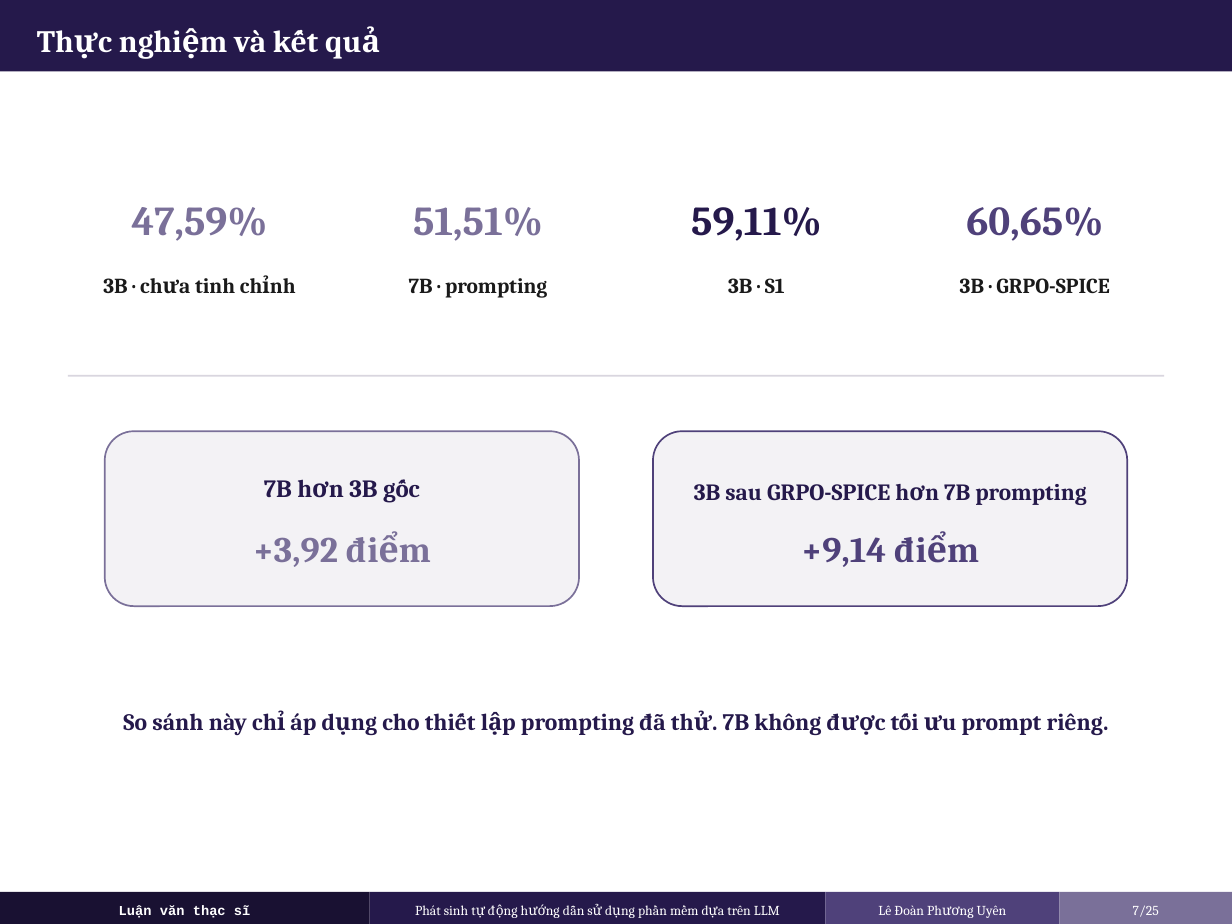
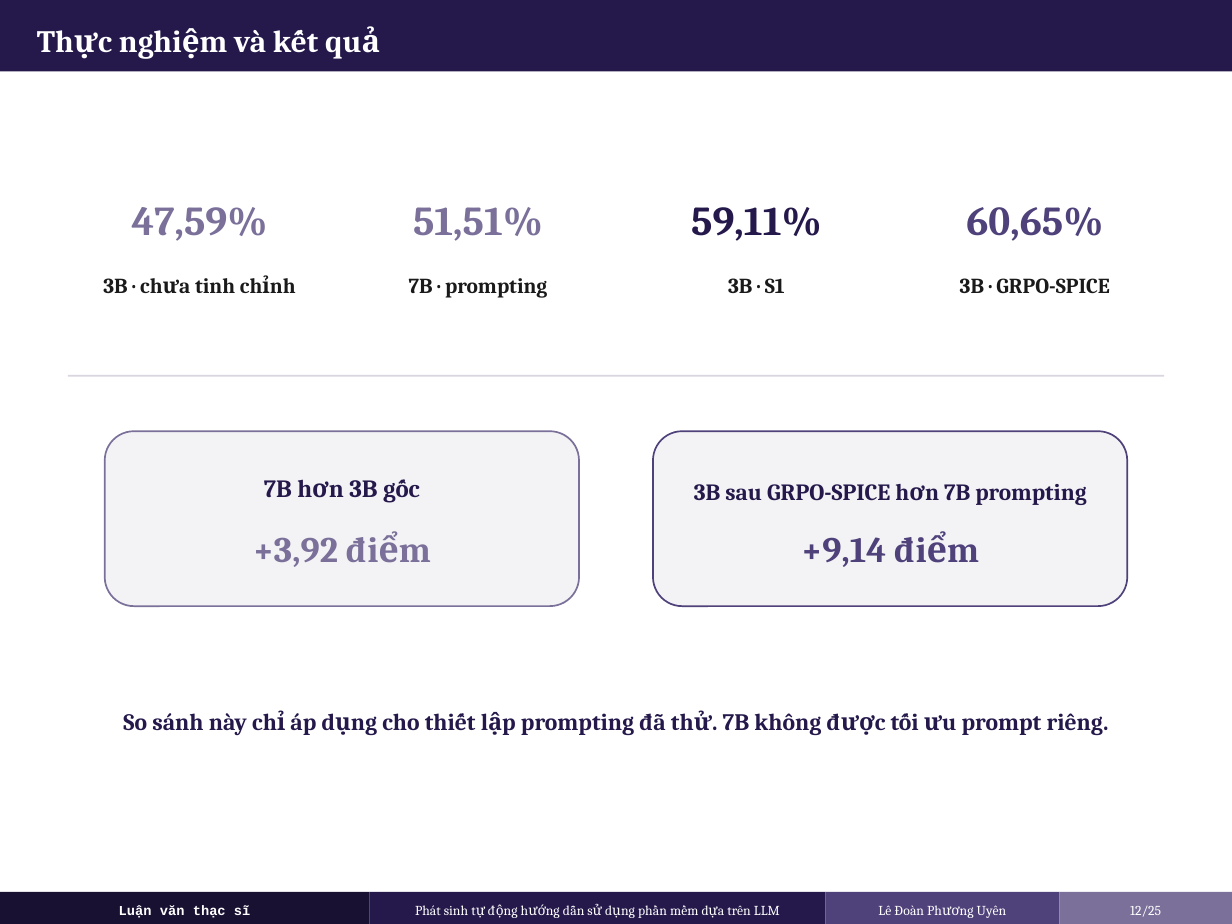
Before and after one commit to UyenLe0712/thesis, a slide deck: slide 12 of slides/LUAN_VAN_SLIDE_BAO_VE_CONCISE.pptx (slide 7 before the commit). Drawn at 1232x924 pixels with LibreOffice and Linux fonts; fonts in the diff are those of the drawing. Boxes give left, top, right and bottom in pixels: in the first picture for what was removed or moved away, otherwise in the second. Text is boxed around its words. In the diff, an @@ line names an element or a change of style, - is before the commit and + after.

```diff
--- a/slides/LUAN_VAN_SLIDE_BAO_VE_CONCISE.pptx
+++ b/slides/LUAN_VAN_SLIDE_BAO_VE_CONCISE.pptx
@@ text at (1130,906,1161,917): text changed @@
-7/25
+12/25
```
Also in this commit, not shown: 10 other slides changed, 1 other file.
